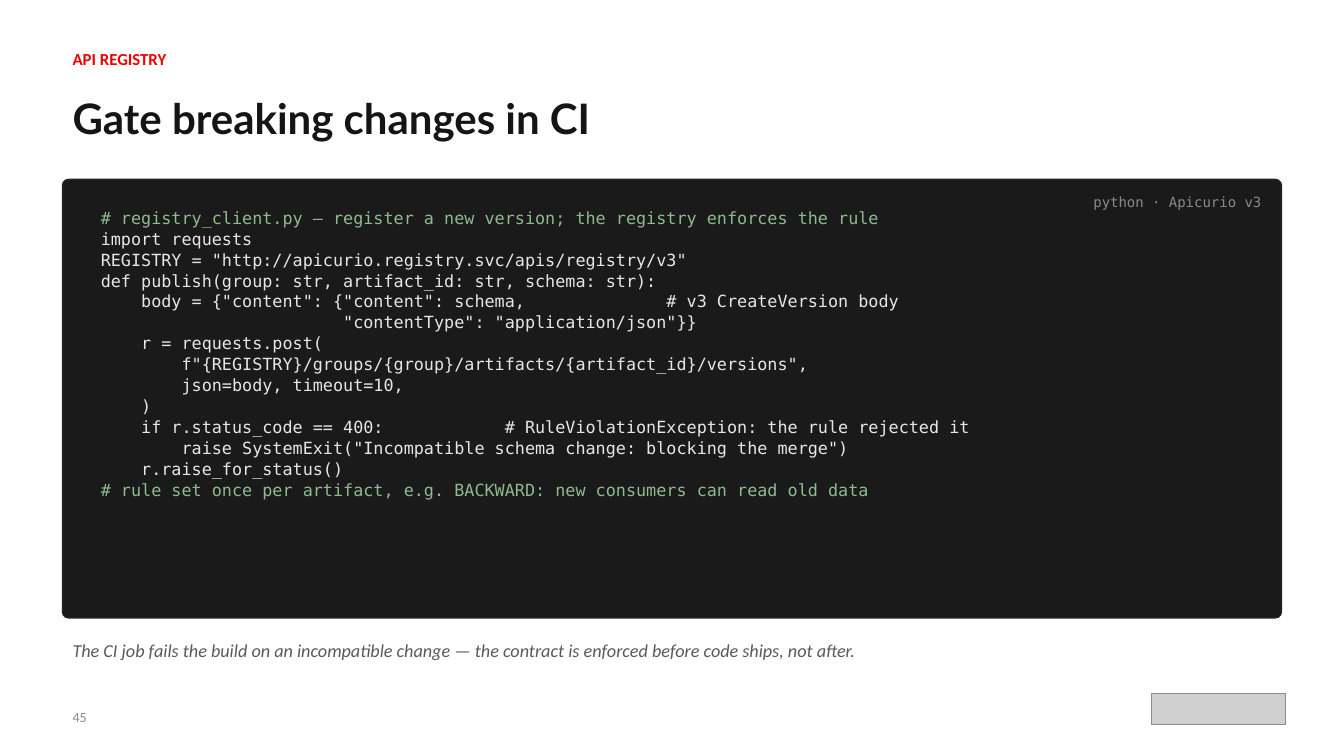
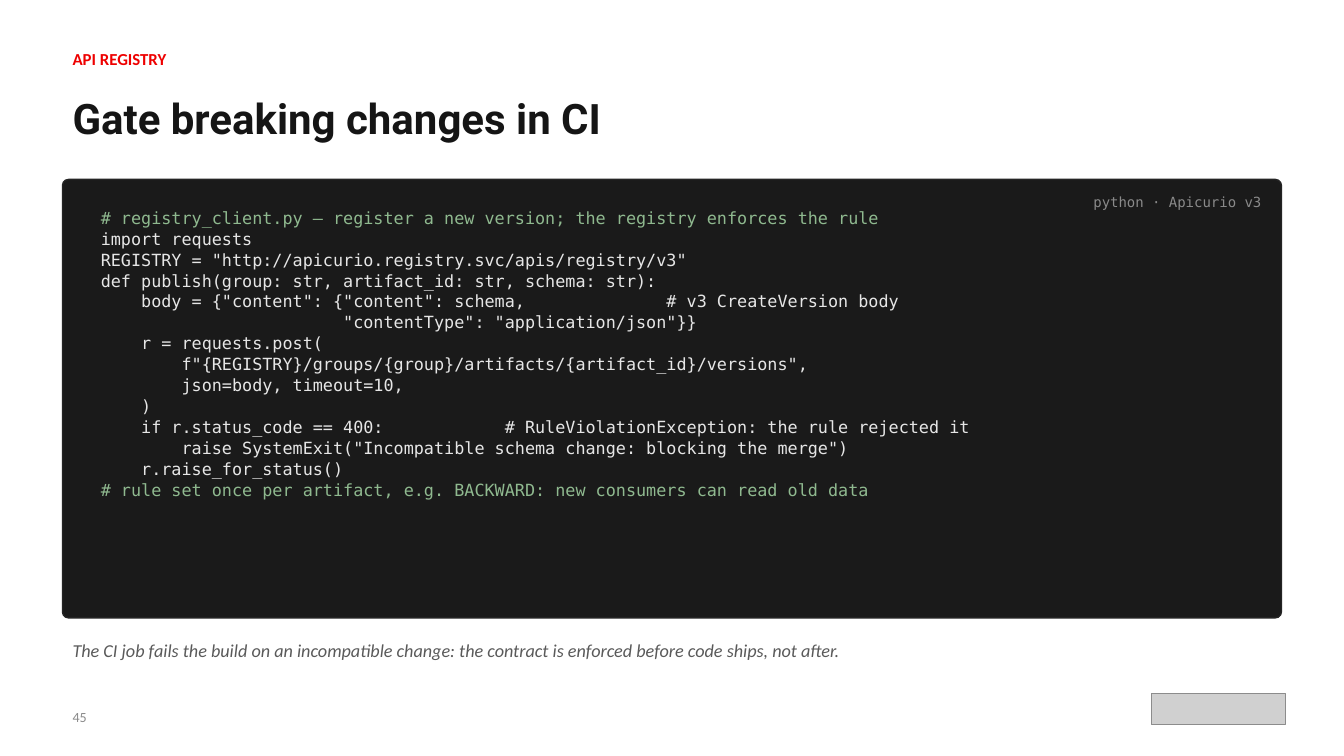
Before and after one commit to patterncatalyst/cloud-native-design-patterns, a slide deck: slide 55 of lgtm-presentation/Designing-Cloud-Native-APIs-Python.pptx. Drawn at 1344x756 pixels with LibreOffice and Linux fonts; fonts in the diff are those of the drawing; grey boxes stand for pictures. Boxes give left, top, right and bottom in pixels: in the first picture for what was removed or moved away, otherwise in the second. Text is boxed around its words. In the diff, an @@ line names an element or a change of style, - is before the commit and + after.

```diff
--- a/lgtm-presentation/Designing-Cloud-Native-APIs-Python.pptx
+++ b/lgtm-presentation/Designing-Cloud-Native-APIs-Python.pptx
@@ text "Gate breaking changes in CI" at box(73, 102, 601, 143): font Lato to Roboto @@
@@ text at box(73, 644, 839, 660): text changed @@
-The CI job fails the build on an incompatible change — the contract is enforced before code ships, not after.
+The CI job fails the build on an incompatible change: the contract is enforced before code ships, not after.
```
Also in this commit, not shown: 281 other slides changed, 3 other files.
